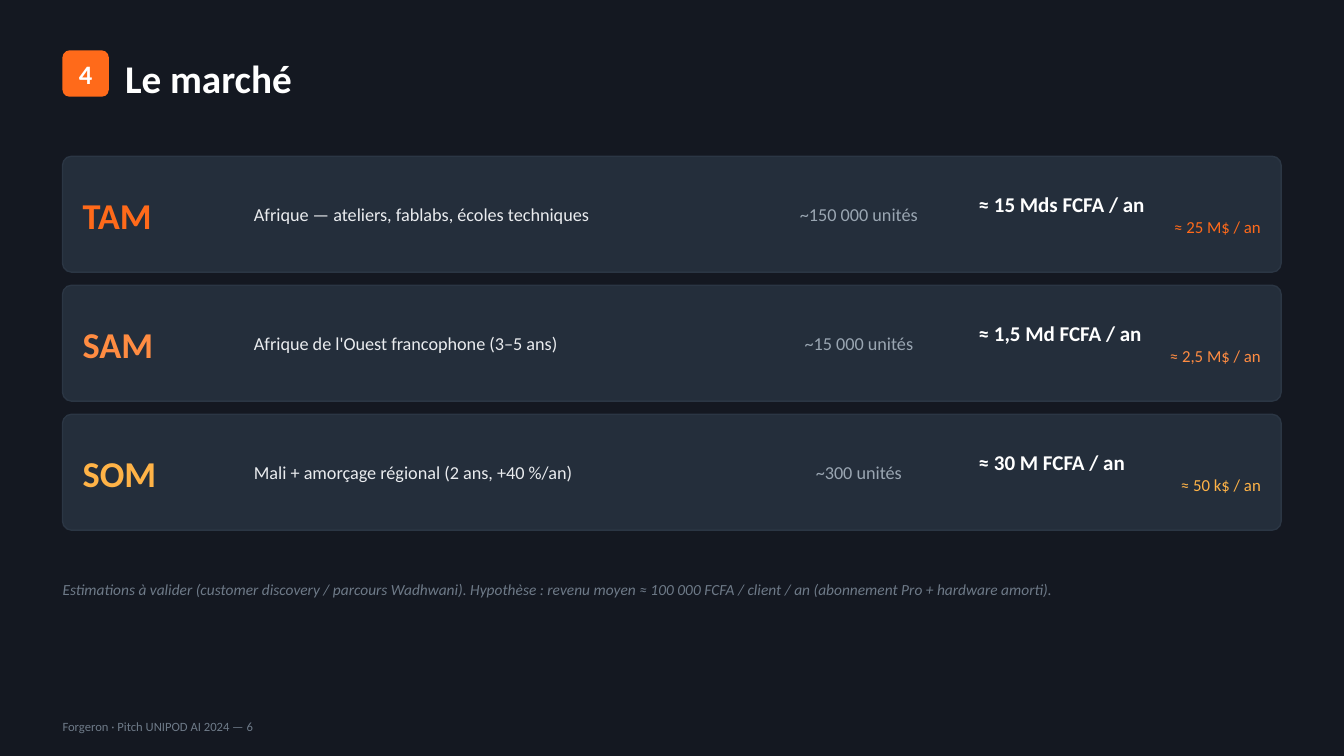
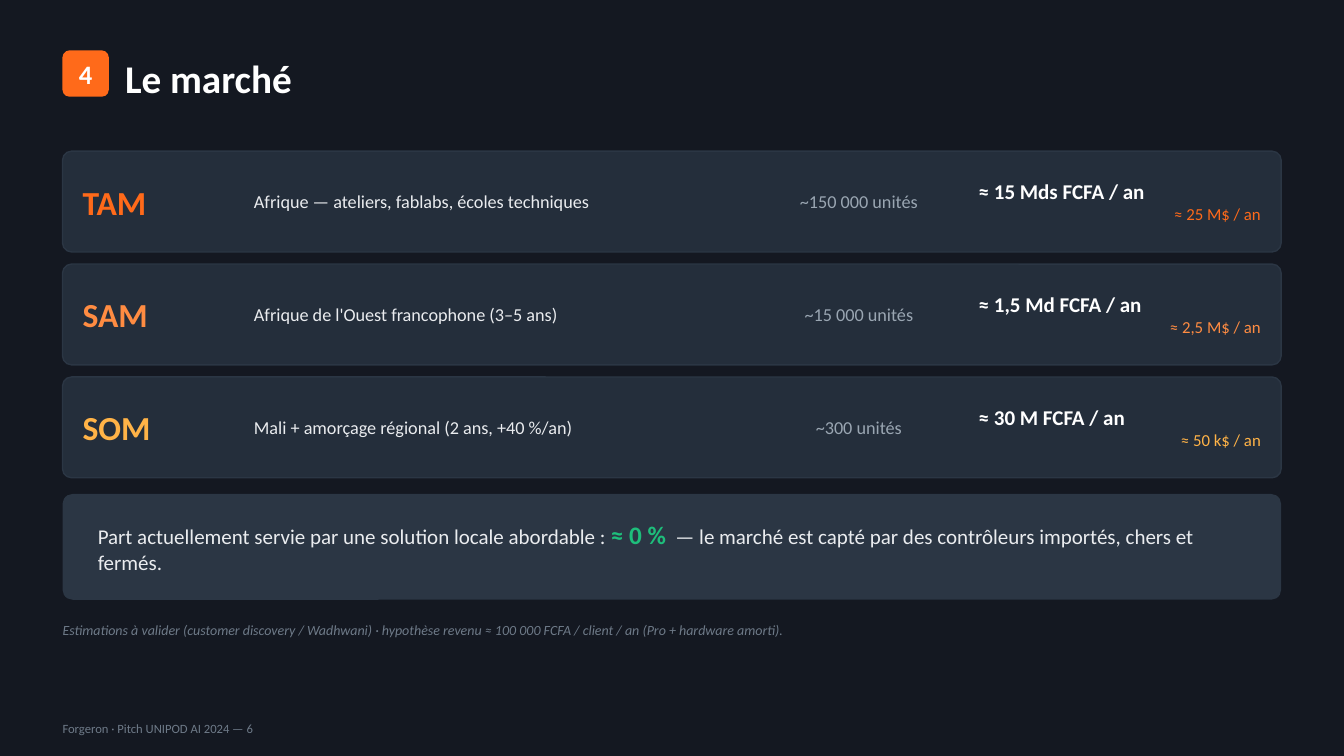
Before and after one commit to professeurp2/forgeron, a slide deck: slide 6 of scratch/Forgeron_Pitch_Deck.pptx. Drawn at 1344x756 pixels with LibreOffice and Linux fonts; fonts in the diff are those of the drawing. Boxes give left, top, right and bottom in pixels: in the first picture for what was removed or moved away, otherwise in the second. Text is boxed around its words. In the diff, an @@ line names an element or a change of style, - is before the commit and + after.

```diff
--- a/scratch/Forgeron_Pitch_Deck.pptx
+++ b/scratch/Forgeron_Pitch_Deck.pptx
@@ rounded rectangle: place and size @@
-rounded rectangle at box(63, 156, 1281, 272)
+rounded rectangle at box(63, 151, 1281, 252)
@@ text "TAM": place and size @@
-text "TAM" at box(83, 205, 152, 229)
+text "TAM" at box(83, 193, 147, 215)
@@ text "Afrique — ateliers, fablabs, écoles ...": place and size @@
-text "Afrique — ateliers, fablabs, écoles ..." at box(254, 208, 589, 224)
+text "Afrique — ateliers, fablabs, écoles ..." at box(254, 195, 589, 211)
@@ text "~150 000 unités": place and size @@
-text "~150 000 unités" at box(800, 208, 917, 221)
+text "~150 000 unités" at box(800, 195, 917, 208)
@@ text "≈ 15 Mds FCFA / ...": place and size @@
-text "≈ 15 Mds FCFA / ..." at box(994, 197, 1261, 235)
+text "≈ 15 Mds FCFA / ..." at box(994, 184, 1261, 222)
@@ rounded rectangle: place and size @@
-rounded rectangle at box(63, 285, 1281, 401)
+rounded rectangle at box(63, 264, 1281, 365)
@@ text "Afrique de l'Ouest francophone (3–5 ...": place and size @@
-text "Afrique de l'Ouest francophone (3–5 ..." at box(254, 337, 557, 353)
+text "Afrique de l'Ouest francophone (3–5 ..." at box(254, 308, 557, 324)
@@ text "~15 000 unités": place and size @@
-text "~15 000 unités" at box(805, 337, 913, 350)
+text "~15 000 unités" at box(805, 308, 913, 321)
@@ text "≈ 1,5 Md FCFA / ...": place and size @@
-text "≈ 1,5 Md FCFA / ..." at box(994, 326, 1261, 364)
+text "≈ 1,5 Md FCFA / ..." at box(994, 297, 1261, 335)
@@ text "SAM": place and size @@
-text "SAM" at box(83, 334, 154, 359)
+text "SAM" at box(83, 305, 148, 328)
@@ proportions changed in 3 elements at box(63, 151, 1281, 252), box(63, 264, 1281, 365), box(63, 377, 1281, 478) @@
@@ rounded rectangle: place and size @@
-rounded rectangle at box(63, 414, 1281, 530)
+rounded rectangle at box(63, 377, 1281, 478)
@@ size 26 to 24 pt in 3 elements at box(83, 193, 147, 215), box(83, 305, 148, 328), box(83, 418, 151, 441) @@
@@ text "SOM": place and size @@
-text "SOM" at box(83, 463, 157, 488)
+text "SOM" at box(83, 418, 151, 441)
@@ text "Mali + amorçage régional (2 ...": place and size @@
-text "Mali + amorçage régional (2 ..." at box(254, 466, 572, 482)
+text "Mali + amorçage régional (2 ..." at box(254, 421, 572, 437)
@@ text "~300 unités": place and size @@
-text "~300 unités" at box(816, 466, 902, 479)
+text "~300 unités" at box(816, 421, 902, 434)
@@ text "≈ 30 M FCFA / ...": place and size @@
-text "≈ 30 M FCFA / ..." at box(994, 456, 1261, 493)
+text "≈ 30 M FCFA / ..." at box(994, 411, 1261, 448)
@@ rounded rectangle added at box(63, 494, 1281, 600), fill #2B3644 @@
@@ text added at box(98, 527, 1193, 570), 15 pt, text #EAECEF @@
+Part actuellement servie par une solution locale abordable : ≈ 0 % — le marché est capté par des contrôleurs importés, chers et fermés.
@@ text at box(63, 625, 783, 637): text changed; size 11 to 10 pt @@
-Estimations à valider (customer discovery / parcours Wadhwani). Hypothèse : revenu moyen ≈ 100 000 FCFA / client / an (abonnement Pro + hardware amorti).
+Estimations à valider (customer discovery / Wadhwani) · hypothèse revenu ≈ 100 000 FCFA / client / an (Pro + hardware amorti).
```
Also in this commit, not shown: 7 other slides changed, 2 slides added, 1 slide removed, 1 other file.
